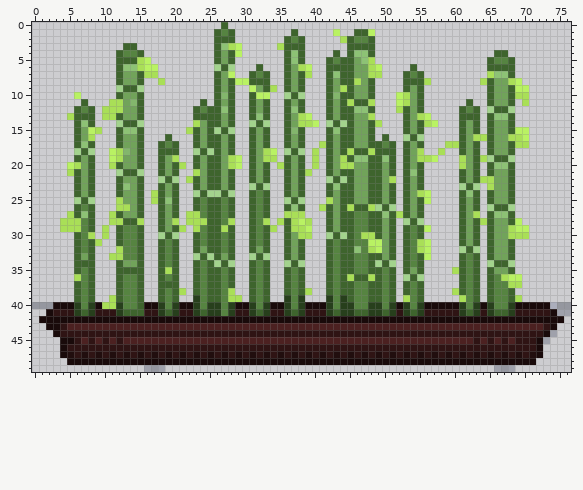
One commit to this sprite sheet: main_game/assets/downtown/bamboo_rooftop.png. Above: the version before the commit.
The file is 77x50 pixels. Colours within 5 levels of each other are drawn and written as one.
The result:
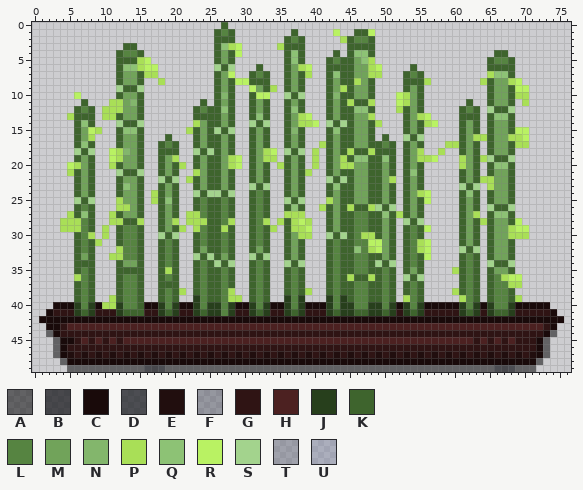
Palette (. is transparent): A #00000085  B #0d0e12b1  C #190a0a  D #13151ab1  E #210e0e  F #3337495c  G #2f1414  H #4c2121  J #273f1c  K #3e642d  L #568441  M #71a35a  N #83b66c  P #a9df57  Q #8dc275  R #b9f263  S #a3d38d  T #4e546a5c  U #6e77985c
Change:
Colour A now appears in row 44 at x 2; in row 45 at x 3; in rows 46 to 47 at x 3 and 73; in row 48 at x 4 and 72; in row 49 at x 5 to 15, 19 to 65 and 69 to 71.
The author changed colour T to colour A in row 44 at x 74; in row 45 at x 73.
The author changed colour F to colour B in row 49 at x 17 and 67.
The author changed colour T to colour D in row 49 at x 16, 18, 66 and 68.
The author cleared colour F in row 40 at x 0 to 2 and 75 to 76.
The author cleared colour T in row 41 at x 75 to 76.
The author cleared colour U in row 40 at x 74.
Where, in picture pixels (left, top, right, bottom), the same in both pictures:
changed: (32, 302, 571, 372)
